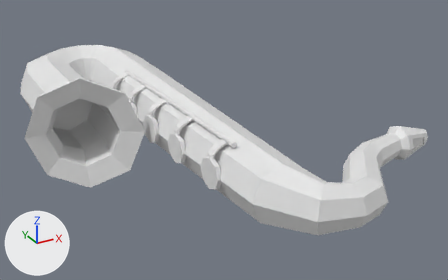
The OBJ model Orchestra/Resources/Instruments/Woodwind.obj, before and after one commit.
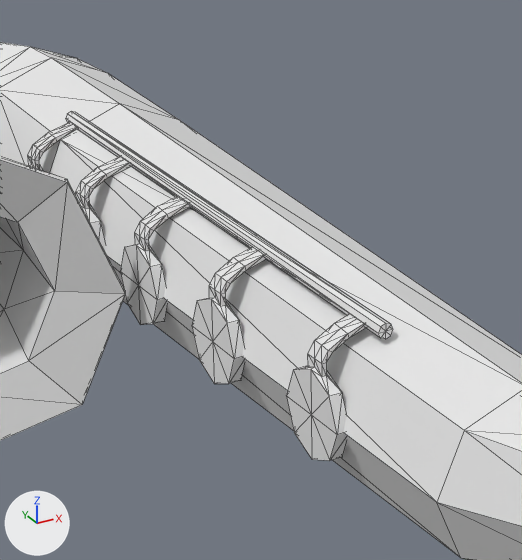
Each version appears first whole from a 50 mm camera at (-0.875, -1.795, 0.786) aimed at (0.071, -0.076, -0.074), and next in a close-up on the part from 23% to 63% of the width and 11% to 80% of the height. The axes (+X, +Y, +Z) are drawn at lower left. The lights are the same throughout. The last two pictures show the newer version. The close-ups show mesh edges as thin lines. Where no turn or scale is listed for an object, it has been applied to the vertices.

Objects in the first close-up: 'Woodwind'.
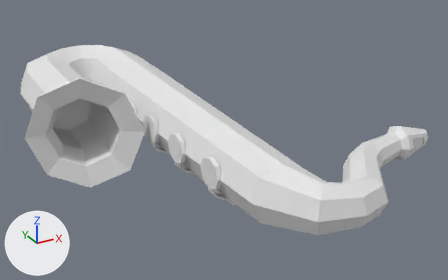
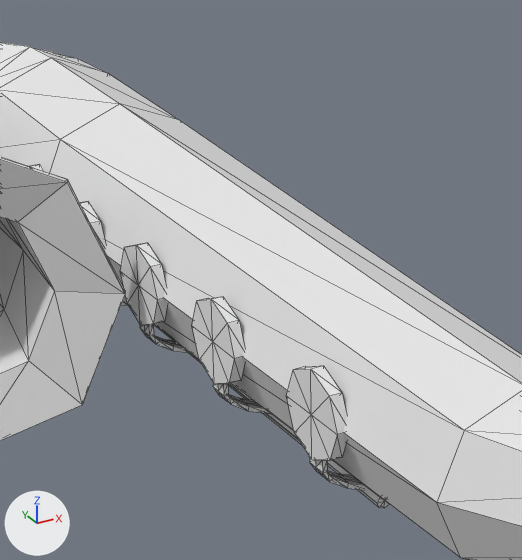
The newer file is also turned or shifted as a whole; pictures and numbers use the older file's frame.

Where the change shows, as pixel boxes (x1, y1, x2, y2) in the close-ups (522 x 560 px; the box of a moved part takes in the faces that stretch with it):
part 1 of me_woodwind, moved or reshaped: before (66, 111, 393, 339); after (153, 324, 389, 508)
part 2 of me_woodwind, moved or reshaped: before (28, 122, 266, 323); after (121, 302, 268, 413)
part 3 of me_woodwind, moved or reshaped: before (297, 314, 365, 396); after (309, 456, 365, 490)

Diff of the bpy script that builds the scene:
```diff
--- a/Orchestra/Resources/Instruments/Woodwind.obj.py
+++ b/Orchestra/Resources/Instruments/Woodwind.obj.py
@@ me_woodwind @@
 me_woodwind.from_pydata(...)  # 489 vertices, 950 faces; spans x -0.56..0.56, y -0.8..0.8, z -0.19..0.19
 # used by ob_woodwind; location = (0.0, 0.0, 0.0)
+# me_woodwind part 1: the loose piece of 18 vertices spanning x -0.14..-0.09, y -0.45..0.31, z 0.08..0.1 is scaled about its middle by (0.979, 1, -0.93), then moved by (0.0, 0.0, -0.19)
+# me_woodwind part 2: 120 vertices removed from x -0.19..-0.11, y -0.22..0.3, z 0.04..0.09; 120 vertices added at x -0.19..-0.11, y -0.22..0.3, z -0.09..-0.04
+# me_woodwind part 3: 30 vertices removed from x -0.16..-0.1, y -0.42..-0.4, z 0.04..0.09; 30 vertices added at x -0.16..-0.1, y -0.42..-0.4, z -0.09..-0.04
```
